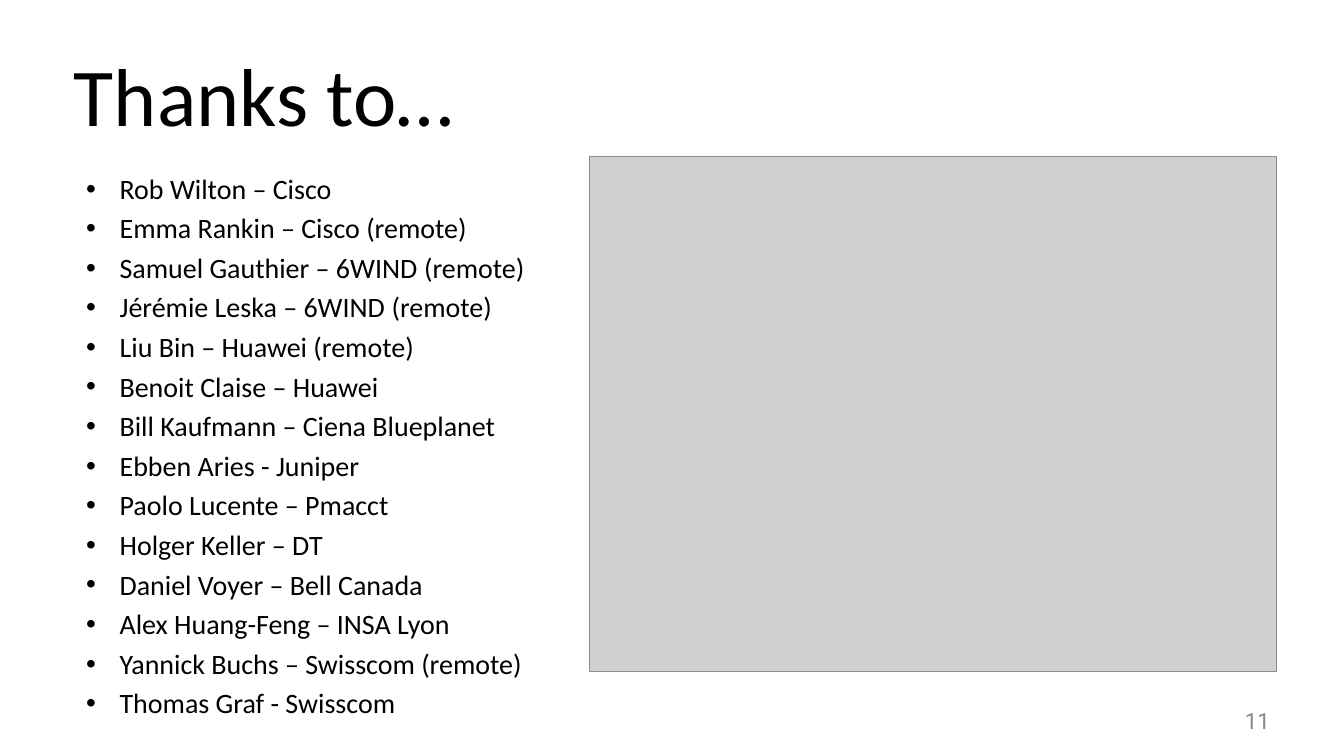
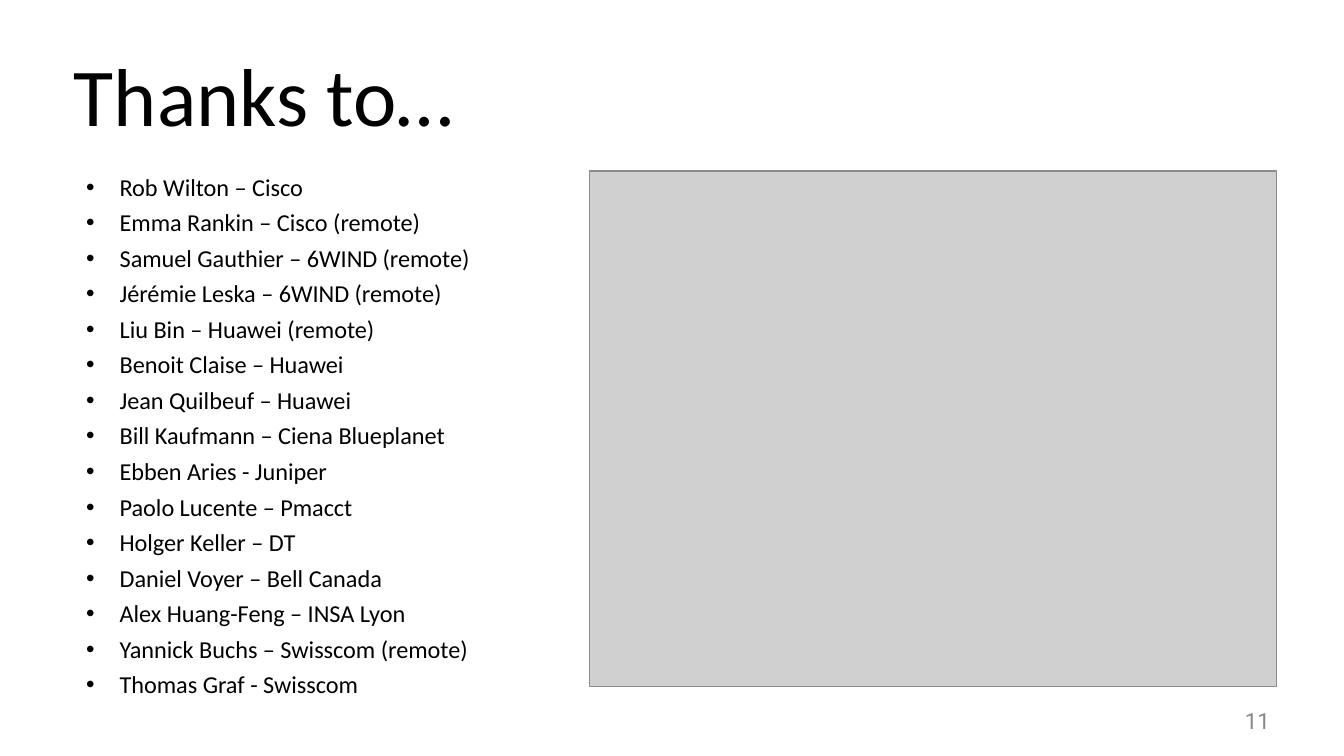
Before and after one commit to network-analytics/ietf-network-analytics-document-status, a slide deck: slide 11 of 120/Hackathon/ietf-120-hackathon-validate-yang-push-publisher.pptx. Drawn at 1344x756 pixels with LibreOffice and Linux fonts; fonts in the diff are those of the drawing; grey boxes stand for pictures. Boxes give left, top, right and bottom in pixels: in the first picture for what was removed or moved away, otherwise in the second. Text is boxed around its words. In the diff, an @@ line names an element or a change of style, - is before the commit and + after.

Commit message:
added Jean

```diff
--- a/120/Hackathon/ietf-120-hackathon-validate-yang-push-publisher.pptx
+++ b/120/Hackathon/ietf-120-hackathon-validate-yang-push-publisher.pptx
@@ text at box(120, 179, 470, 693): size 15 to 13 pt @@
@@ picture: place and size @@
-picture at box(590, 156, 1277, 672)
+picture at box(590, 171, 1277, 687)
@@ text at box(120, 392, 351, 413): paragraph added @@
+• Jean Quilbeuf – Huawei
```
Also in this commit, not shown: 1 other file.
